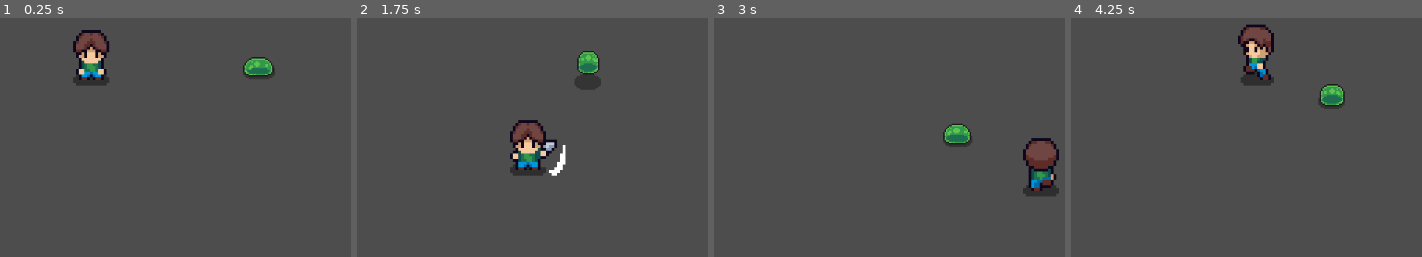
Above: before the commit, frames 1-4 (left to right).
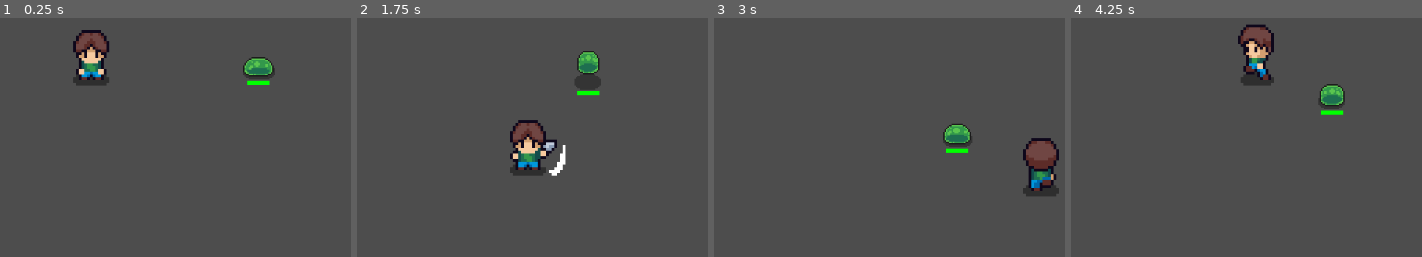
Above: after the commit, the same moments.

Repository: yi2003/godotTopDownActionGame
Game: Godot game, scene res://assets/scenes/main.tscn
The game is run twice, just before and just after one commit, with the same random seed, the same clock (stepped at 60 frames per second) and the same inputs.
Inputs:
- Up to frame 1 (0.25 s): no input
- Up to frame 2 (1.75 s): tap Enter (ui_accept) at 0.5, 0.77, 1.52 s; hold Right (ui_right) 0.53-1.28 s; hold Down (ui_down) from 1.28 s (still down)
- Up to frame 3 (3 s): release Down (ui_down) at 2.03 s; hold Right (ui_right) 2.03-2.78 s; hold Up (ui_up) from 2.78 s (still down)
- Up to frame 4 (4.25 s): tap Enter (ui_accept) at 3.02, 3.77 s; release Up (ui_up) at 3.53 s; hold Left (ui_left) from 3.53 s (still down)

The runs differ from the first frame. In frame 1, 0.1% of the frame differs, in the area x 70-77%, y 25-29%; in frame 2, 0.1%; in frame 3, 0.1%; in frame 4, 0.1%.

Commit message:
Add health bar to slime enemy
- Position health bar below slime sprite
- Red background, green fill using StyleBoxFlat
- Max health set to 7 in scene
- Health bar hidden on death

Co-Authored-By: Claude Opus 4.6 <noreply@anthropic.com>

Diff:
--- a/assets/scenes/enemies/slime.tscn
+++ b/assets/scenes/enemies/slime.tscn
@@ -164,6 +164,12 @@
 [sub_resource type="RectangleShape2D" id="RectangleShape2D_slime"]
 size = Vector2(2.142857, 1.9047616)
 
+[sub_resource type="StyleBoxFlat" id="HealthBarBackground"]
+bg_color = Color(1, 0, 0, 1)
+
+[sub_resource type="StyleBoxFlat" id="HealthBarFill"]
+bg_color = Color(0, 1, 0, 1)
+
 [node name="Slime" type="CharacterBody2D" unique_id=1378315419]
 collision_layer = 2
 script = ExtResource("2_slime_script")
@@ -177,3 +183,13 @@
 position = Vector2(2.3841858e-07, 3.410605e-13)
 scale = Vector2(8.4, 8.4)
 shape = SubResource("RectangleShape2D_slime")
+
+[node name="HealthBar" type="ProgressBar" parent="." unique_id=888888881]
+offset_left = -8.0
+offset_top = 11.0
+offset_right = 8.0
+offset_bottom = 14.0
+theme_override_styles/background = SubResource("HealthBarBackground")
+theme_override_styles/fill = SubResource("HealthBarFill")
+max_value = 7.0
+show_percentage = false
--- a/assets/scripts/enemies/slime.gd
+++ b/assets/scripts/enemies/slime.gd
@@ -1,6 +1,7 @@
 extends CharacterBody2D
 
 @onready var animated_sprite = $AnimatedSprite2D
+@onready var health_bar = $HealthBar
 
 const SPEED = 100.0
 const CHASE_SPEED = 80.0
@@ -8,10 +9,15 @@
 const STOP_RANGE = 40.0
 const KNOCKBACK_DECAY = 0.85
 var health = 3
+var max_health = 3
 var is_dead = false
 var is_chasing = false
 var player = null
 var knockback_velocity = Vector2.ZERO
+
+func _ready():
+	health_bar.max_value = max_health
+	health_bar.value = health
 
 func _physics_process(delta):
 	if is_dead:
@@ -64,6 +70,7 @@
 	if is_dead:
 		return
 	health -= 1
+	health_bar.value = health
 	print("Slime took damage! Health: ", health)
 	if health <= 0:
 		die()
@@ -71,6 +78,7 @@
 func die():
 	is_dead = true
 	is_chasing = false
+	health_bar.visible = false
 	animated_sprite.play("death")
 	await animated_sprite.animation_finished
 	queue_free()
